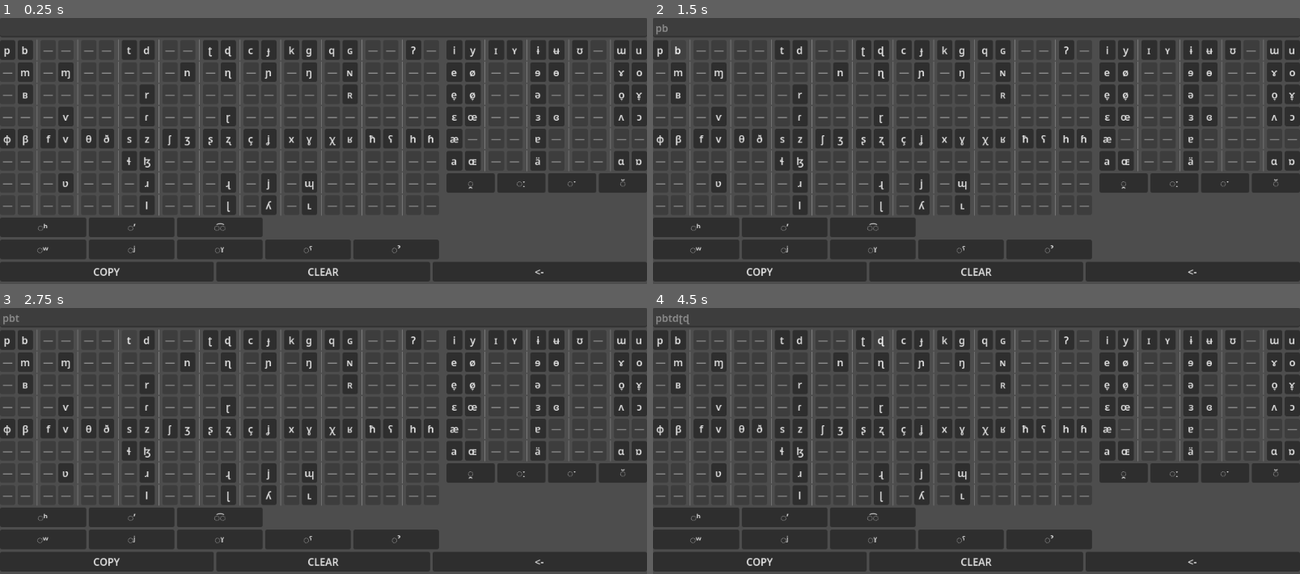
Above: before the commit, frames 1-4 (two rows, left to right).
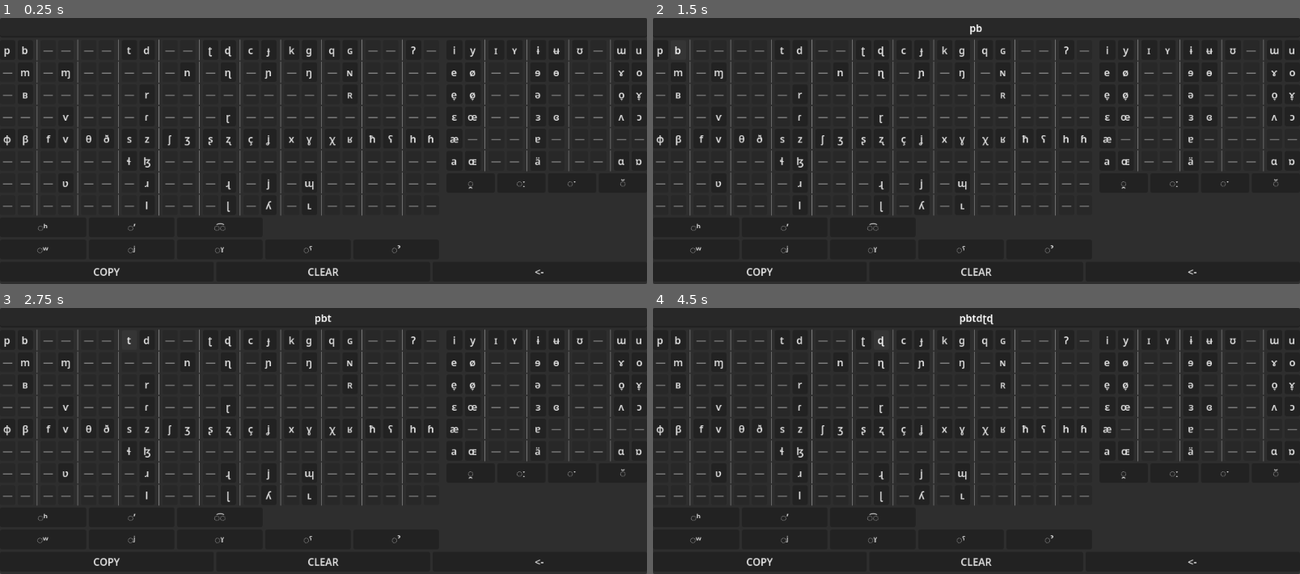
Above: after the commit, the same moments.

Repository: SeraKatha/ipa-keyboard
Game: Godot game, scene res://main.tscn
Same seed, same stepped clock (60 frames per second), same inputs: the game is played once before the commit and once after it.
Inputs:
- Up to frame 1 (0.25 s): no input
- Up to frame 2 (1.5 s): click "p" at 0.5 s; click "b" at 1.25 s
- Up to frame 3 (2.75 s): click "t" at 2 s
- Up to frame 4 (4.5 s): click "d" at 2.75 s; click "ʈ" at 3.5 s; click "ɖ" at 4.25 s

The runs differ from the first frame. In frame 1, 33% of the frame differs, in the area x 0-100%, y 6-100%; in frame 2, 33%; in frame 3, 33%; in frame 4, 33%, in the area x 0-100%, y 2-100%.

Commit message:
Added background panel and minor changes to styling

Diff:
--- a/main.tscn
+++ b/main.tscn
@@ -4,8 +4,7 @@
 [ext_resource type="Script" uid="uid://1w6s6kfrc8ou" path="res://main.gd" id="1_ig7tw"]
 [ext_resource type="PackedScene" uid="uid://bm4iou4241gt4" path="res://keyboard/keyboard.tscn" id="2_0xm2m"]
 
-[node name="Main" type="Control" unique_id=811774897]
-layout_mode = 3
+[node name="Main" type="PanelContainer" unique_id=1370378399]
 anchors_preset = 15
 anchor_right = 1.0
 anchor_bottom = 1.0
@@ -18,16 +17,12 @@
 
 [node name="Container" type="VBoxContainer" parent="." unique_id=1843434583]
 unique_name_in_owner = true
-layout_mode = 1
-anchors_preset = 15
-anchor_right = 1.0
-anchor_bottom = 1.0
-grow_horizontal = 2
-grow_vertical = 2
+layout_mode = 2
 
 [node name="Preview" type="LineEdit" parent="Container" unique_id=865858092]
 unique_name_in_owner = true
 layout_mode = 2
+alignment = 1
 editable = false
 selecting_enabled = false
 virtual_keyboard_enabled = false
--- a/themes/default.tres
+++ b/themes/default.tres
@@ -5,3 +5,4 @@
 [resource]
 default_font = ExtResource("1_nixot")
 default_font_size = 16
+LineEdit/colors/font_uneditable_color = Color(1, 1, 1, 1)
